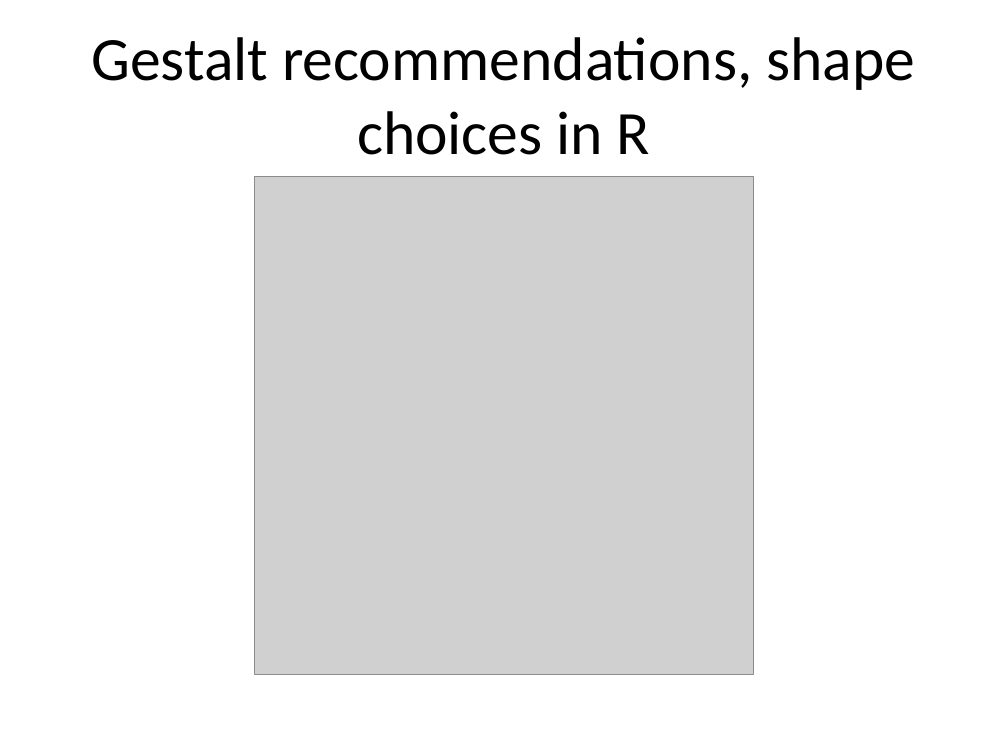
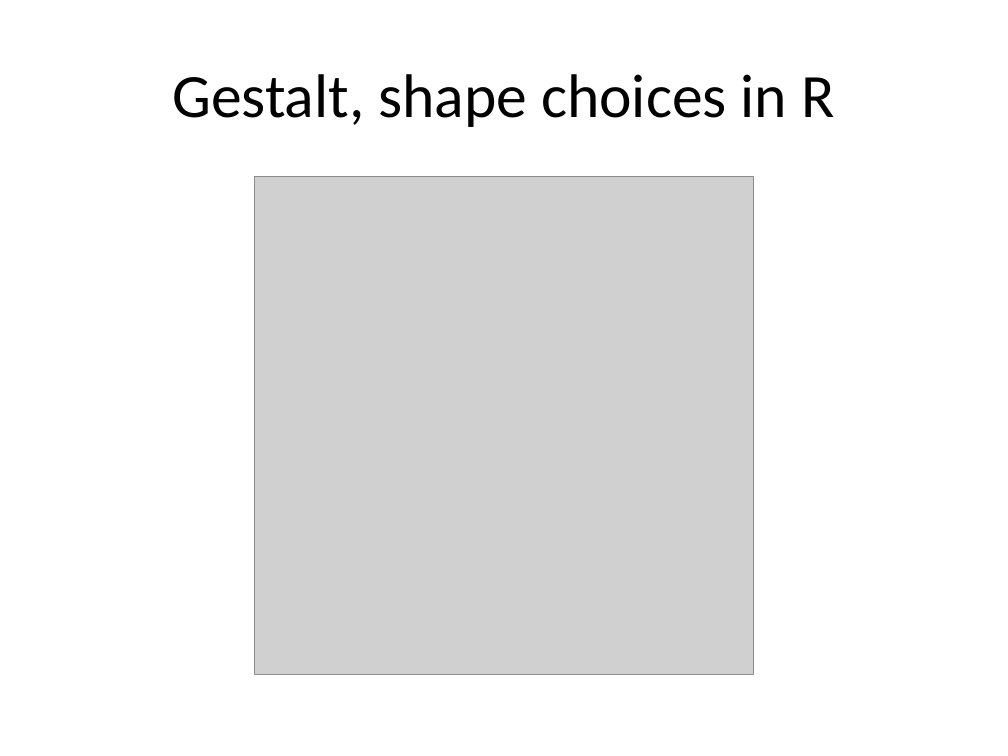
Before and after one commit to pmean/data-visualization, a slide deck: slide 6 of data-viz-03/component/recommendations-gestalt.pptx. Drawn at 1008x756 pixels with LibreOffice and Linux fonts; fonts in the diff are those of the drawing; grey boxes stand for pictures. Boxes give left, top, right and bottom in pixels: in the first picture for what was removed or moved away, otherwise in the second. Text is boxed around its words. In the diff, an @@ line names an element or a change of style, - is before the commit and + after.

```diff
--- a/data-viz-03/component/recommendations-gestalt.pptx
+++ b/data-viz-03/component/recommendations-gestalt.pptx
@@ title at (x1=172, y1=74, x2=834, y2=127): text changed @@
-Gestalt recommendations, shape choices in R
+Gestalt, shape choices in R
```
Also in this commit, not shown: 10 other slides changed, 3 slides added, 2 slides removed, 12 other files.
